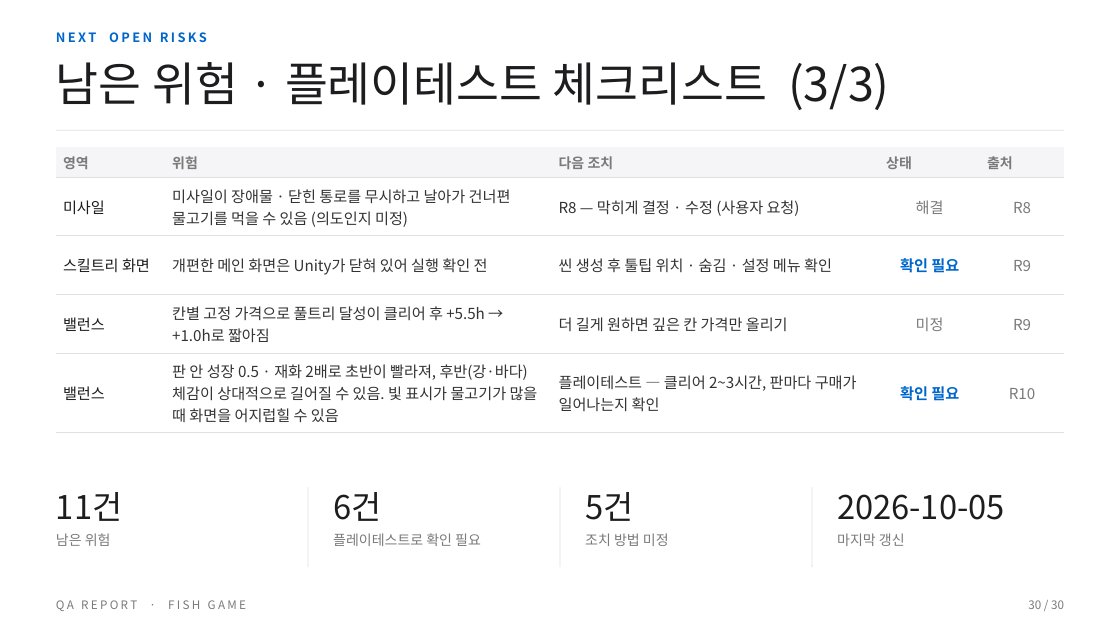
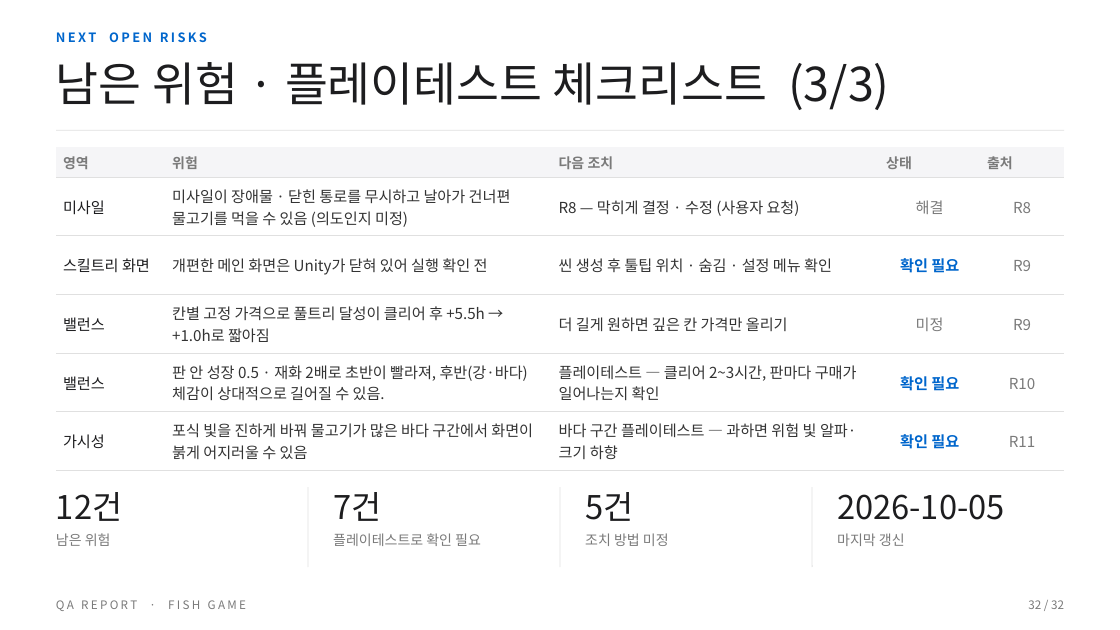
Before and after one commit to BSH0401/fishing, a slide deck: slide 32 of Docs/QA/물고기게임_QA리포트.pptx (slide 30 before the commit). Drawn at 1120x630 pixels with LibreOffice and Linux fonts; fonts in the diff are those of the drawing. Boxes give left, top, right and bottom in pixels: in the first picture for what was removed or moved away, otherwise in the second. Text is boxed around its words. In the diff, an @@ line names an element or a change of style, - is before the commit and + after.

Commit message:
QA R11: 포식 빛 가시성 강화 · R10 실기 검증 기록

```diff
--- a/Docs/QA/물고기게임_QA리포트.pptx
+++ b/Docs/QA/물고기게임_QA리포트.pptx
@@ table at bbox=[56, 147, 1065, 464] @@
-row 5: 밸런스 | 판 안 성장 0.5 · 재화 2배로 초반이 빨라져, 후반(강·바다) 체감이 상대적으로 길어질 수 있음. 빛 표시가 물고기가 많을 때 화면을 어지럽힐 수 있음 | 플레이테스트 — 클리어 2~3시간, 판마다 구매가 일어나는지 확인 | 확인 필요 | R10
+row 5: 밸런스 | 판 안 성장 0.5 · 재화 2배로 초반이 빨라져, 후반(강·바다) 체감이 상대적으로 길어질 수 있음. | 플레이테스트 — 클리어 2~3시간, 판마다 구매가 일어나는지 확인 | 확인 필요 | R10
+row 6: 가시성 | 포식 빛을 진하게 바꿔 물고기가 많은 바다 구간에서 화면이 붉게 어지러울 수 있음 | 바다 구간 플레이테스트 — 과하면 위험 빛 알파·크기 하향 | 확인 필요 | R11
@@ text at bbox=[56, 492, 122, 521]: text changed @@
-11건
+12건
@@ text at bbox=[333, 492, 381, 521]: text changed @@
-6건
+7건
@@ text at bbox=[1028, 600, 1064, 609]: text changed @@
-30 / 30
+32 / 32
```
Also in this commit, not shown: 29 other slides changed, 2 slides added, 2 other files.
